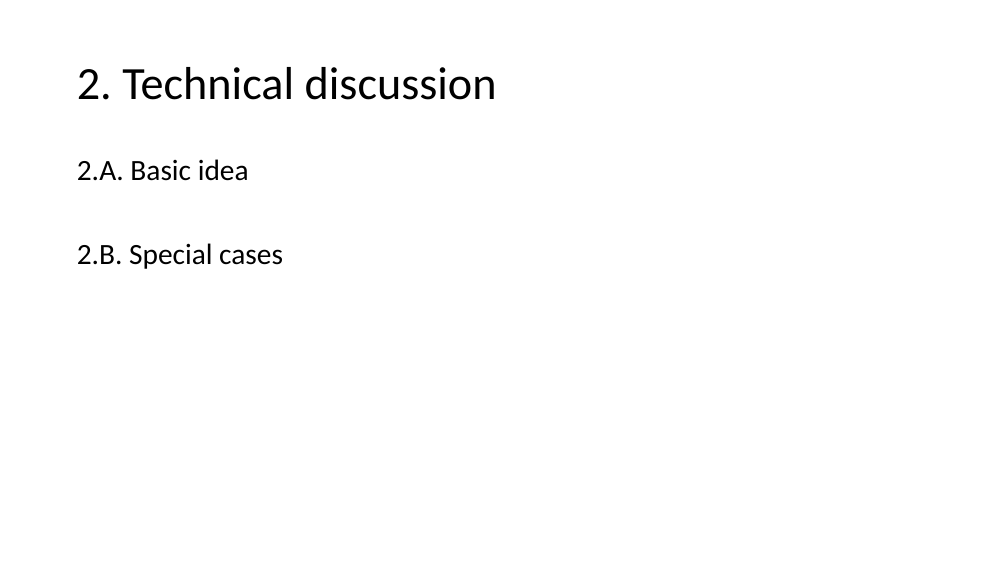
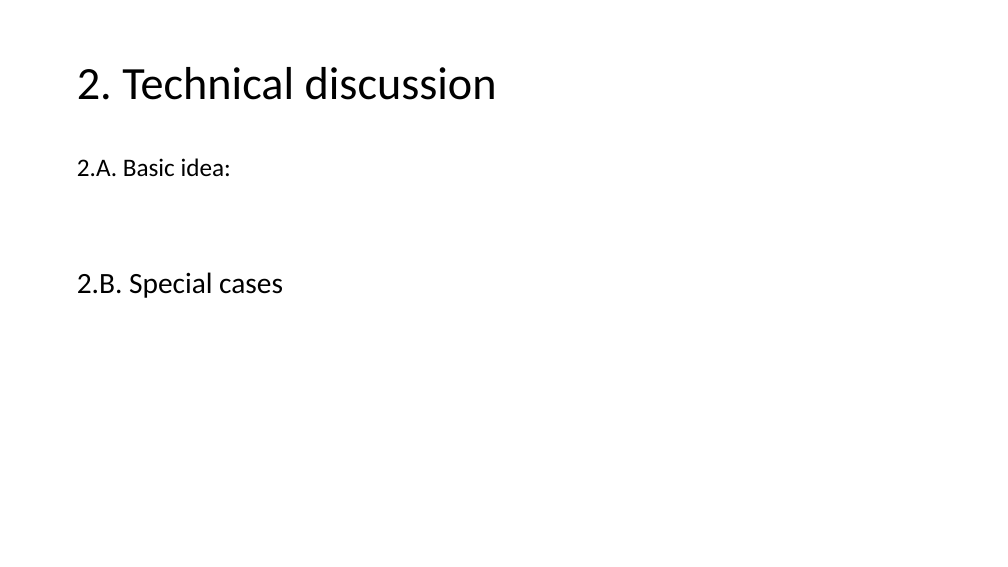
Before and after one commit to lohith921/DIP, a slide deck: slide 5 of Project/Presentation.pptx. Drawn at 1008x567 pixels with LibreOffice and Linux fonts; fonts in the diff are those of the drawing. Boxes give left, top, right and bottom in pixels: in the first picture for what was removed or moved away, otherwise in the second. Text is boxed around its words. In the diff, an @@ line names an element or a change of style, - is before the commit and + after.

```diff
--- a/Project/Presentation.pptx
+++ b/Project/Presentation.pptx
@@ text at (77,158,231,177): text changed; size 28 to 24 pt @@
-2.A. Basic idea
+2.A. Basic idea:
```
Also in this commit, not shown: 1 other slide changed, 1 slide added, 1 slide removed.
